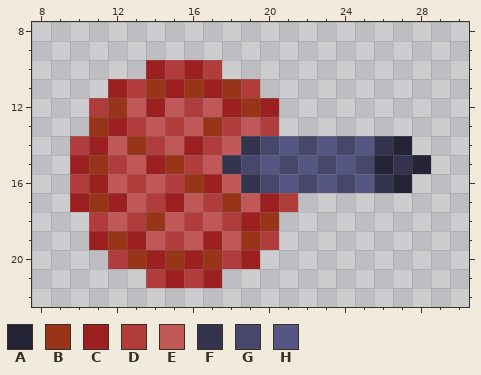
Two versions of one pixel-art sprite, Assets/Enemy/EnemyTankTurret2.png. The first picture shows the starting point.
The file is 32x32 pixels. Shown: x 8..30, y 8..22.
Palette (. is transparent): A #242436  B #983418  C #9c2020  D #b03c3c  E #c05858  F #34344f  G #47476b  H #565682
Pixels before, first column x 10:
10 ....CDCD...........
11 ..CDBCBCBD.........
12 .DBECEDECBC........
13 .BCDEDEBDED........
14 DCEBDECDEFGHGHGHFA.
15 CBDECBDEFGHGHGHGAFA
16 DCEDEDBCEFGHGHGHFA.
17 CBCEDCEDBECD.......
18 .DEDBEDEDCB........
19 .CBCEDECEBD........
20 ..DBCBCBDC.........
21 ....DCDC...........
The same view after the edit:
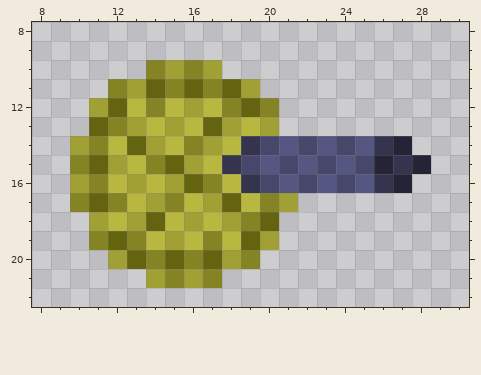
The exact change:
colour B: #983418 -> #646410
colour C: #9c2020 -> #848424
colour D: #b03c3c -> #a0a034
colour E: #c05858 -> #b8b840
